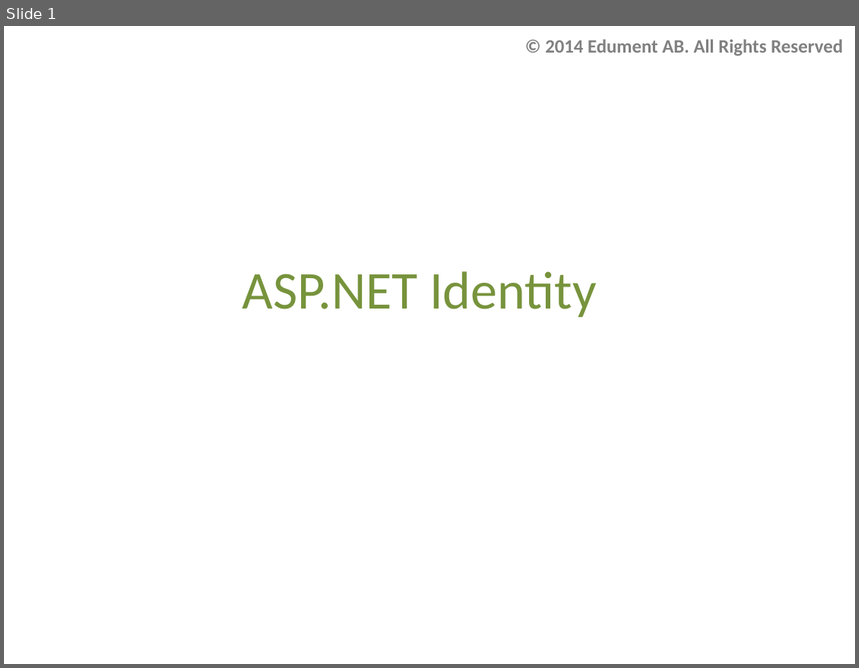
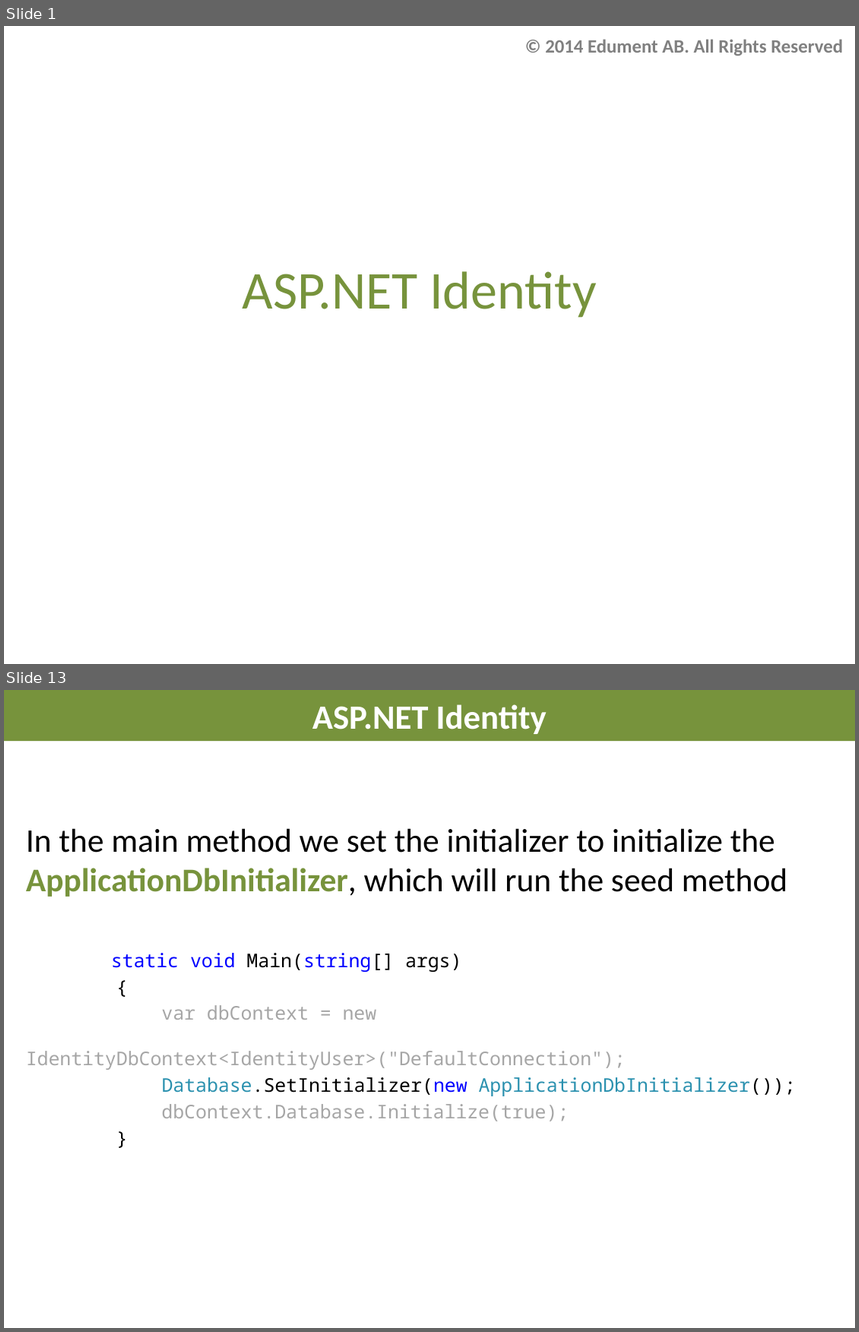
Before and after one commit to AndreasElffors/IdentityTemplate, a slide deck: Documents/Identity-Exercise.pptx. Shown one above the other, each under a label of ours: slide 1 before the commit, slides 1 and 13 after it; the slides between them are not shown. The pictures are 859x668 and 859x1332 pixels, drawn with LibreOffice and Linux fonts; fonts in the diff are those of the drawing; background and template pictures are left out. Boxes give left, top, right and bottom in pixels: in the first picture for what was removed or moved away, otherwise in the second. Text is boxed around its words. In the diff, an @@ line names an element or a change of style, - is before the commit and + after.

Commit message:
Identity-Exercise1

```diff
--- a/Documents/Identity-Exercise.pptx
+++ b/Documents/Identity-Exercise.pptx
@@ slide 13 added at (4,690,855,1328), background #FFFFFF @@
@@ title added at (4,690,855,741), fill #77933C, 28.8 pt, text #FFFFFF, bold @@
+ASP.NET Identity
@@ text added at (26,828,796,1122), 16 pt, text #000000 @@
+In the main method we set the initializer to initialize the ApplicationDbInitializer, which will run the seed method
+static void Main(string[] args)
+{
+var dbContext = new IdentityDbContext<IdentityUser>("DefaultConnection");
+Database.SetInitializer(new ApplicationDbInitializer());
+dbContext.Database.Initialize(true);
+}
```
Also in this commit, not shown: 1 slide changed, 13 other slides added.
